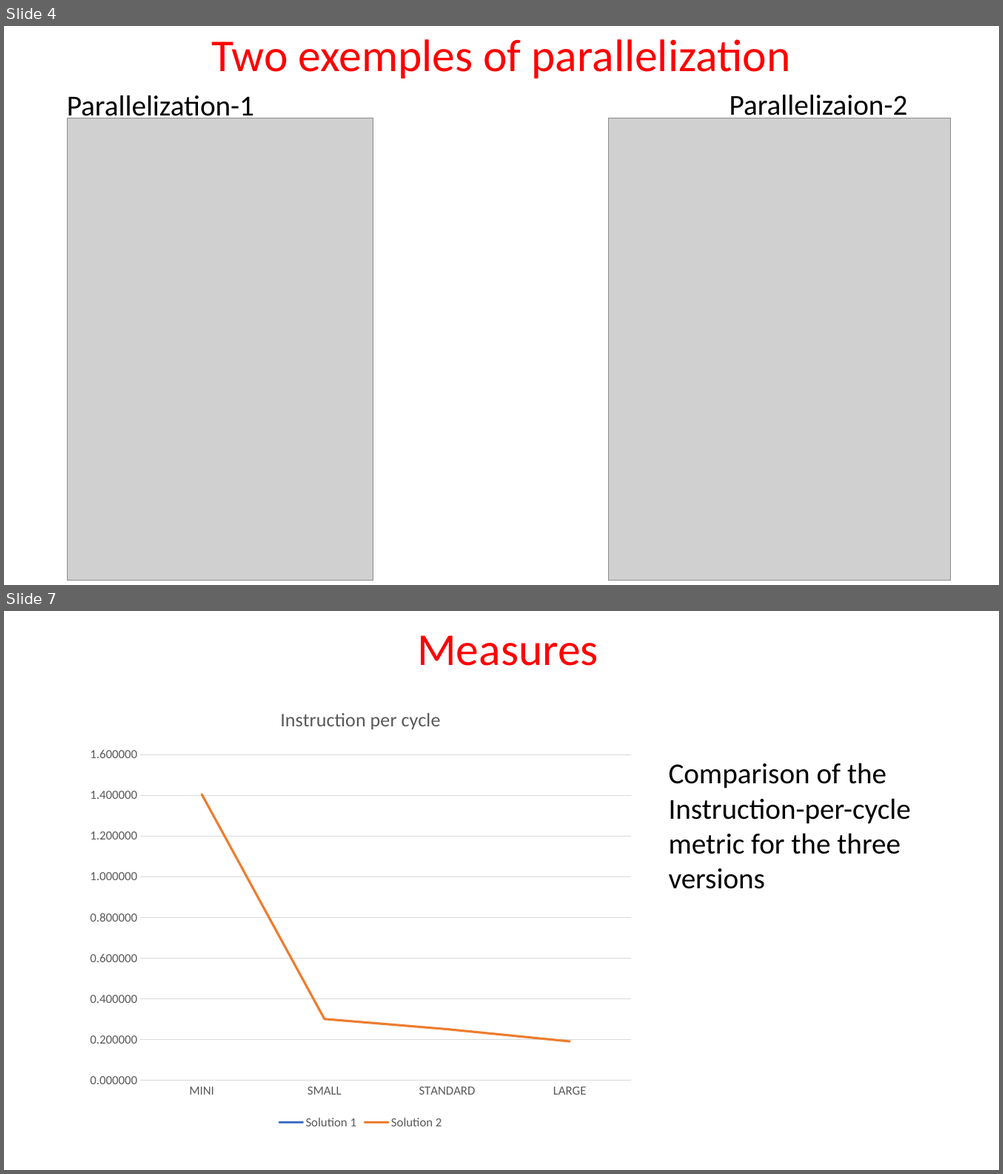
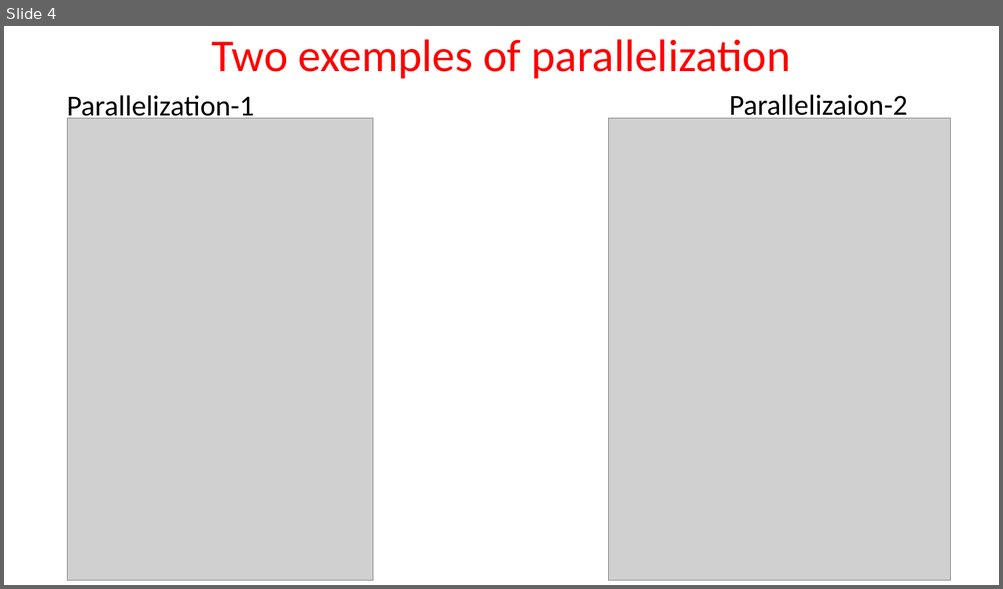
Before and after one commit to Lorenzo-Venturelli/HPC, a slide deck: presentation.pptx. Shown one above the other, each under a label of ours: slides 4 and 7 before the commit, slide 4 after it; the slides between them are not shown. The pictures are 1003x1174 and 1003x589 pixels, drawn with LibreOffice and Linux fonts; fonts in the diff are those of the drawing; grey boxes stand for pictures. Boxes give left, top, right and bottom in pixels: in the first picture for what was removed or moved away, otherwise in the second. Text is boxed around its words. In the diff, an @@ line names an element or a change of style, - is before the commit and + after.

```diff
--- a/presentation.pptx
+++ b/presentation.pptx
@@ slide 7 removed at [4, 611, 999, 1170], background #FFFFFF @@
@@ title removed at [417, 635, 598, 666] @@
-Measures
@@ line chart removed at [79, 690, 642, 1133] @@
-title "Instruction per cycle "
-categories: MINI, SMALL, STANDARD, LARGE
-Solution 1: 1.32, -, -, -
-Solution 2: 1.4, 0.3, 0.25, 0.19
@@ text removed at [669, 763, 910, 889] @@
-Comparison of the Instruction-per-cycle metric for the three versions
```
Also in this commit, not shown: 1 slide added.
